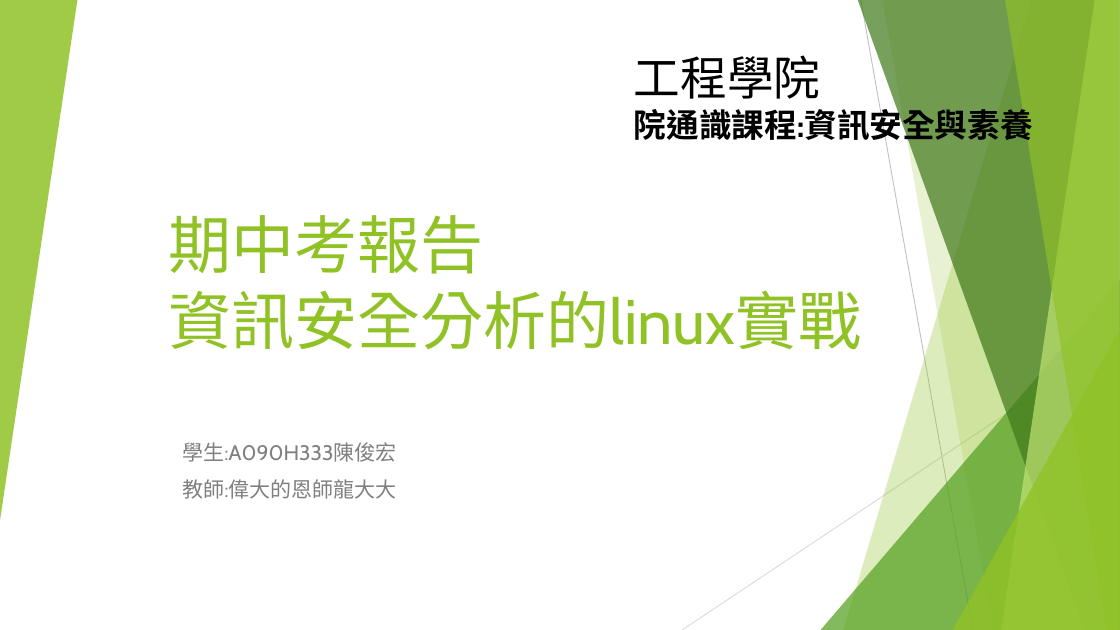
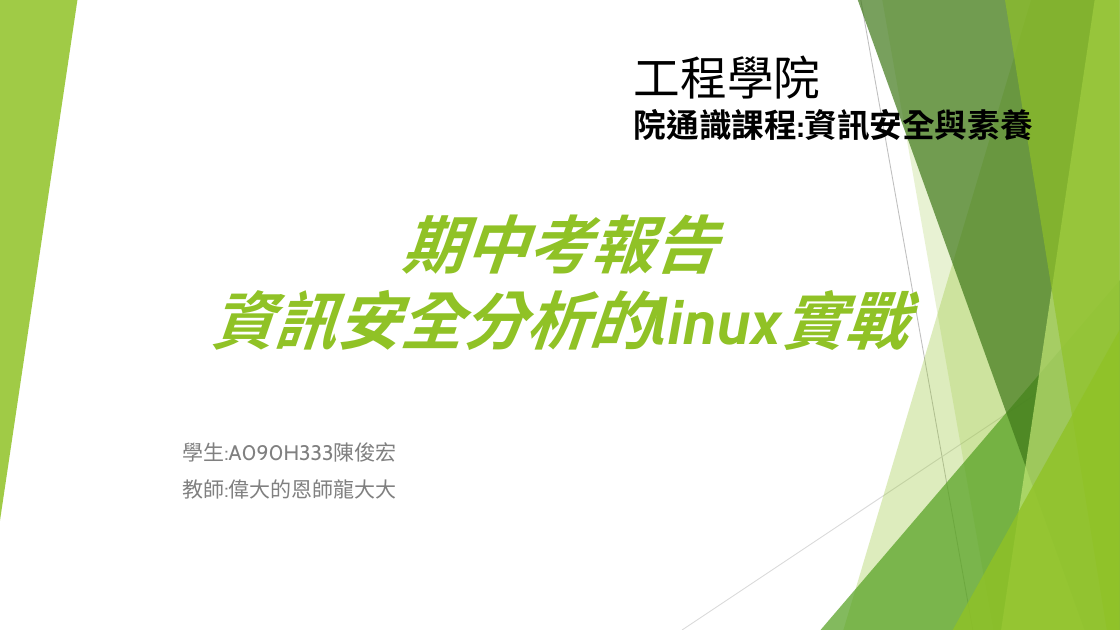
Before and after one commit to a909h333/Security2022, a slide deck: slide 1 of A090H333_資訊安全與素養_期中考報告.pptx. Drawn at 1120x630 pixels with LibreOffice and Linux fonts; fonts in the diff are those of the drawing. Boxes give left, top, right and bottom in pixels: in the first picture for what was removed or moved away, otherwise in the second. Text is boxed around its words. In the diff, an @@ line names an element or a change of style, - is before the commit and + after.

```diff
--- a/A090H333_資訊安全與素養_期中考報告.pptx
+++ b/A090H333_資訊安全與素養_期中考報告.pptx
@@ title "期中考報告 資訊安全分析的linux實戰" at <box>211,214,717,350</box>: bold on, italic on; alignment left to centre @@
```
Also in this commit, not shown: 9 other slides changed, 8 slides added.
